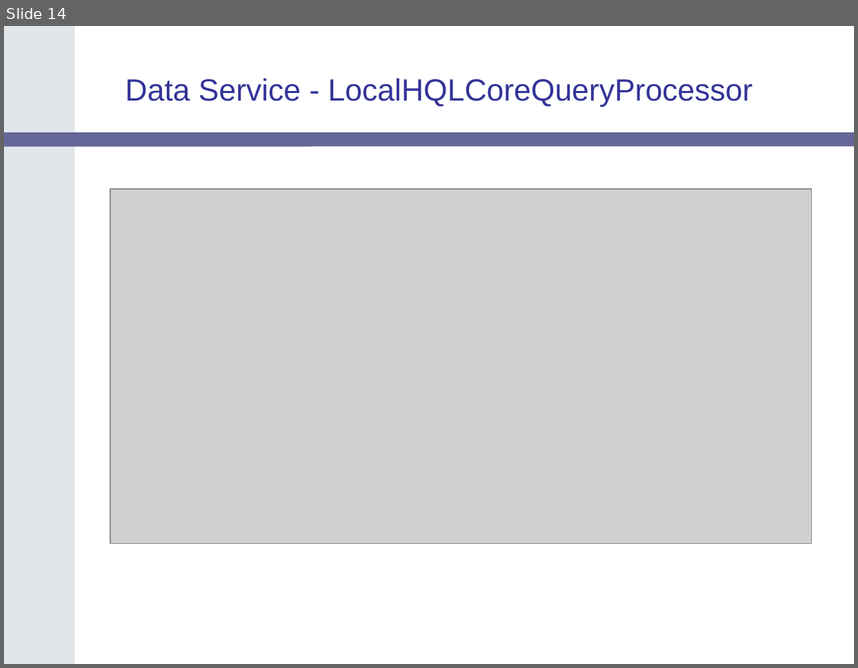
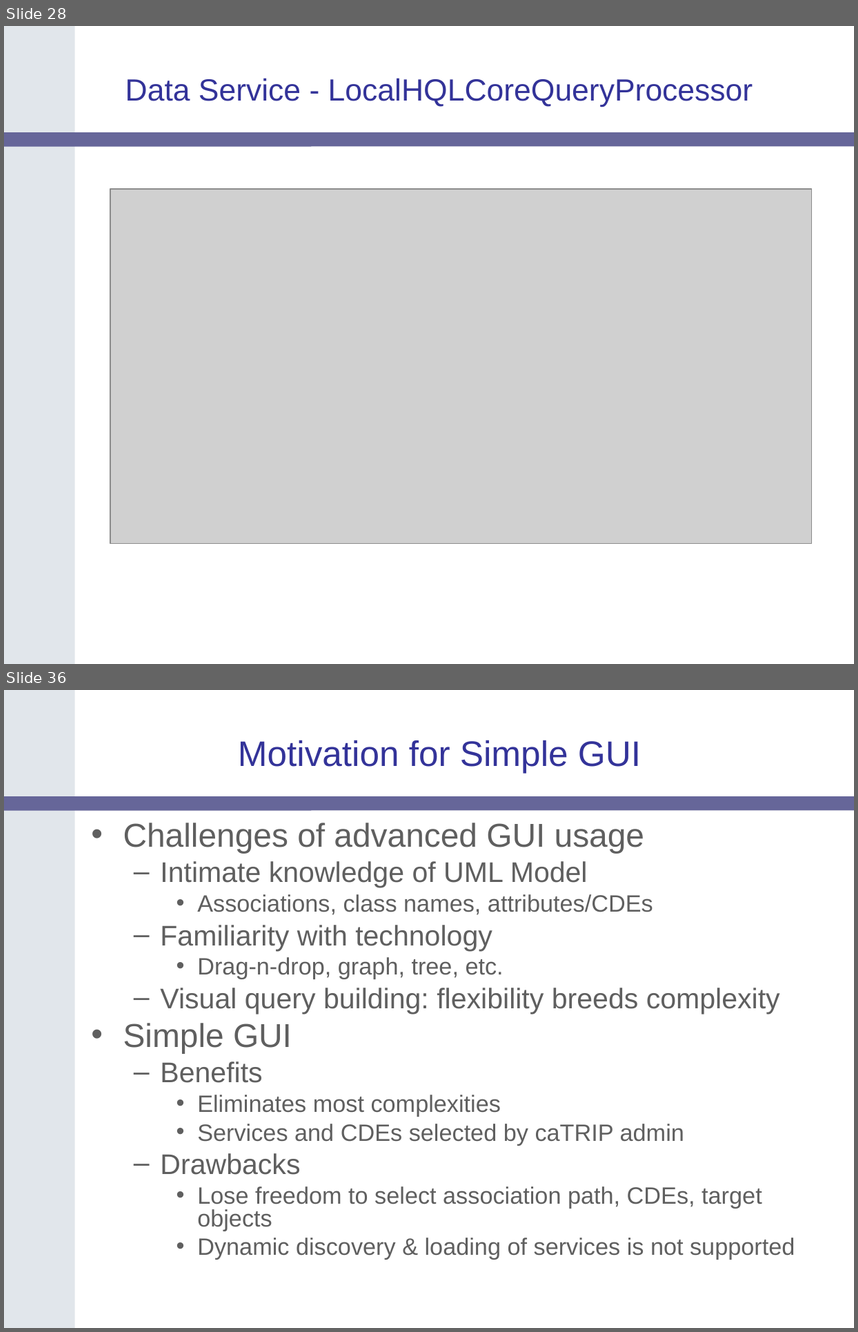
Before and after one commit to NCIP/catrip, a slide deck: catrip/documentation/presentations/catrip_beta_demo_2006_11_01/catrip_demo_2006_11_01.ppt. Shown one above the other, each under a label of ours: slide 14 before the commit, slides 28 and 36 after it; the slides between them are not shown. The pictures are 858x668 and 858x1332 pixels, drawn with LibreOffice and Linux fonts; fonts in the diff are those of the drawing; grey boxes stand for pictures; background and template pictures are left out. Boxes give left, top, right and bottom in pixels: in the first picture for what was removed or moved away, otherwise in the second. Text is boxed around its words. In the diff, an @@ line names an element or a change of style, - is before the commit and + after.

```diff
--- a/catrip/documentation/presentations/catrip_beta_demo_2006_11_01/catrip_demo_2006_11_01.ppt
+++ b/catrip/documentation/presentations/catrip_beta_demo_2006_11_01/catrip_demo_2006_11_01.ppt
@@ slide 36 added at bbox=[4, 690, 854, 1328], background #FFFFFF; not listed: 2 template elements that a slide beside it also shows @@
@@ title added at bbox=[238, 740, 641, 773], 30 pt, text #333399 @@
+Motivation for Simple GUI
@@ text added at bbox=[123, 822, 795, 1259], 20 pt, text #5F5F5F @@
+• Challenges of advanced GUI usage
+  – Intimate knowledge of UML Model
+    • Associations, class names, attributes/CDEs
+  – Familiarity with technology
+    • Drag-n-drop, graph, tree, etc.
+  – Visual query building: flexibility breeds complexity
+• Simple GUI
+  – Benefits
+    • Eliminates most complexities
+    • Services and CDEs selected by caTRIP admin
+  – Drawbacks
+    • Lose freedom to select association path, CDEs, target objects
+    • Dynamic discovery & loading of services is not supported
@@ what was slide 14 is now slide 28 @@
```
Also in this commit, not shown: 16 slides changed, 11 other slides added, 2 slides removed.
